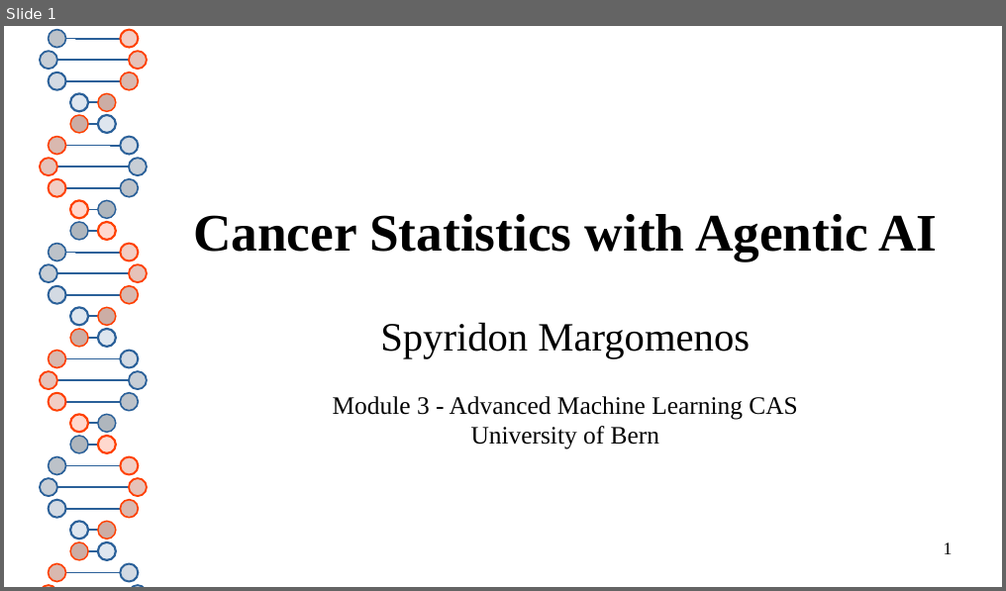
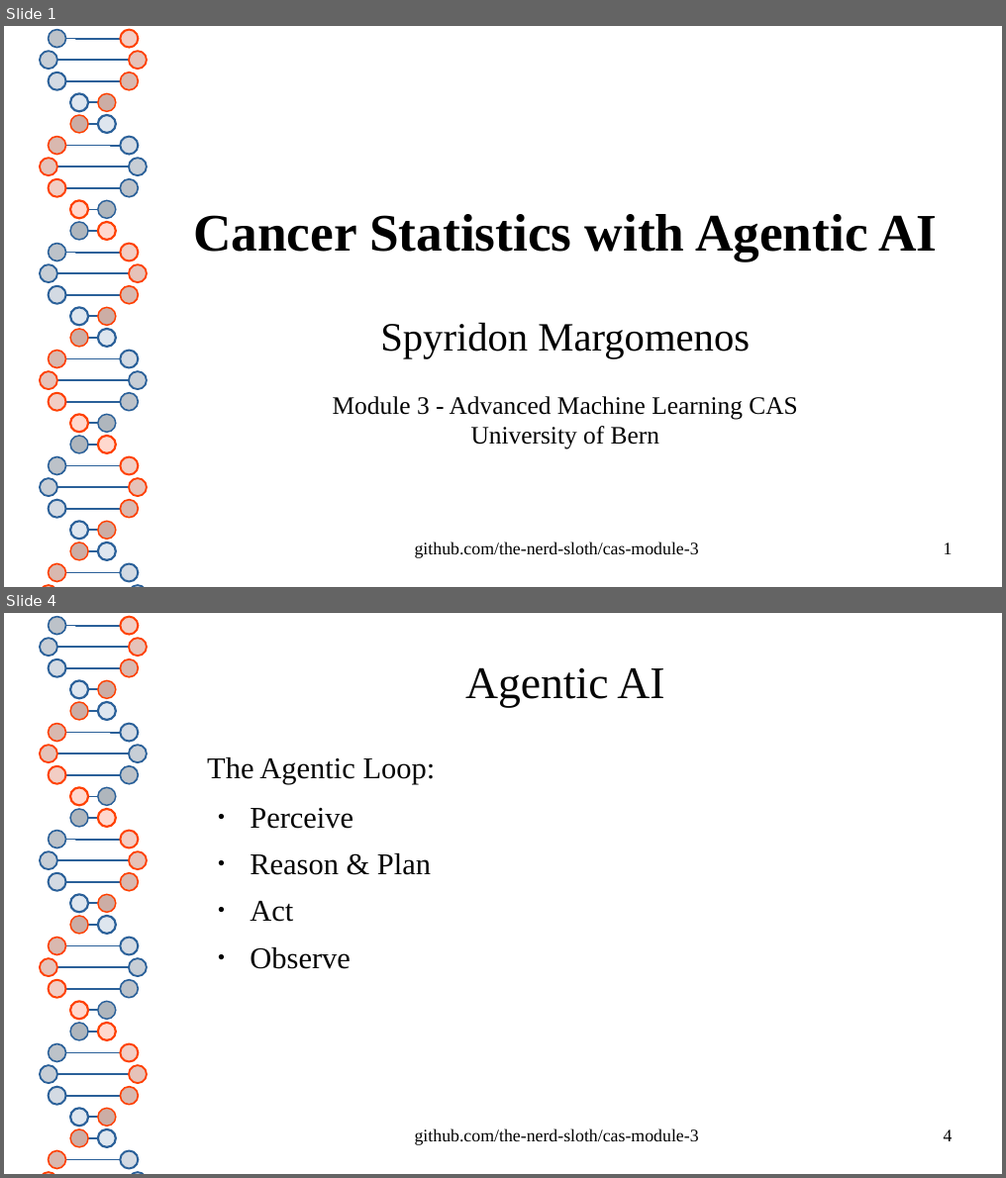
Before and after one commit to the-nerd-sloth/cas-module-3, a slide deck: presentation/agentic-cancer.odp. Shown one above the other, each under a label of ours: slide 1 before the commit, slides 1 and 4 after it; the slides between them are not shown. The pictures are 1006x591 and 1006x1178 pixels, drawn with LibreOffice and Linux fonts; fonts in the diff are those of the drawing. Boxes give left, top, right and bottom in pixels: in the first picture for what was removed or moved away, otherwise in the second. Text is boxed around its words. In the diff, an @@ line names an element or a change of style, - is before the commit and + after.

```diff
--- a/presentation/agentic-cancer.odp
+++ b/presentation/agentic-cancer.odp
@@ slide 4 added at [4, 613, 1002, 1174], background #FFFFFF; not listed: 80 template elements that a slide beside it also shows @@
@@ title added at [465, 667, 664, 708], 36 pt, text #050505 @@
+Agentic AI
@@ text added at [207, 758, 436, 969], 24 pt, text #050505 @@
+The Agentic Loop:
+  ● Perceive
+  ● Reason & Plan
+  ● Act
+  ● Observe
@@ text added at [415, 1129, 699, 1146], 14 pt, text #000000 @@
+github.com/the-nerd-sloth/cas-module-3
@@ page number added at [944, 1130, 952, 1142], 14 pt, text #000000 @@
+4
@@ slide 1 changed as well @@
@@ text added at [415, 542, 699, 559], 14 pt, text #000000 @@
+github.com/the-nerd-sloth/cas-module-3
```
Also in this commit, not shown: 14 other slides added, 1 slide removed, 1 other file.
